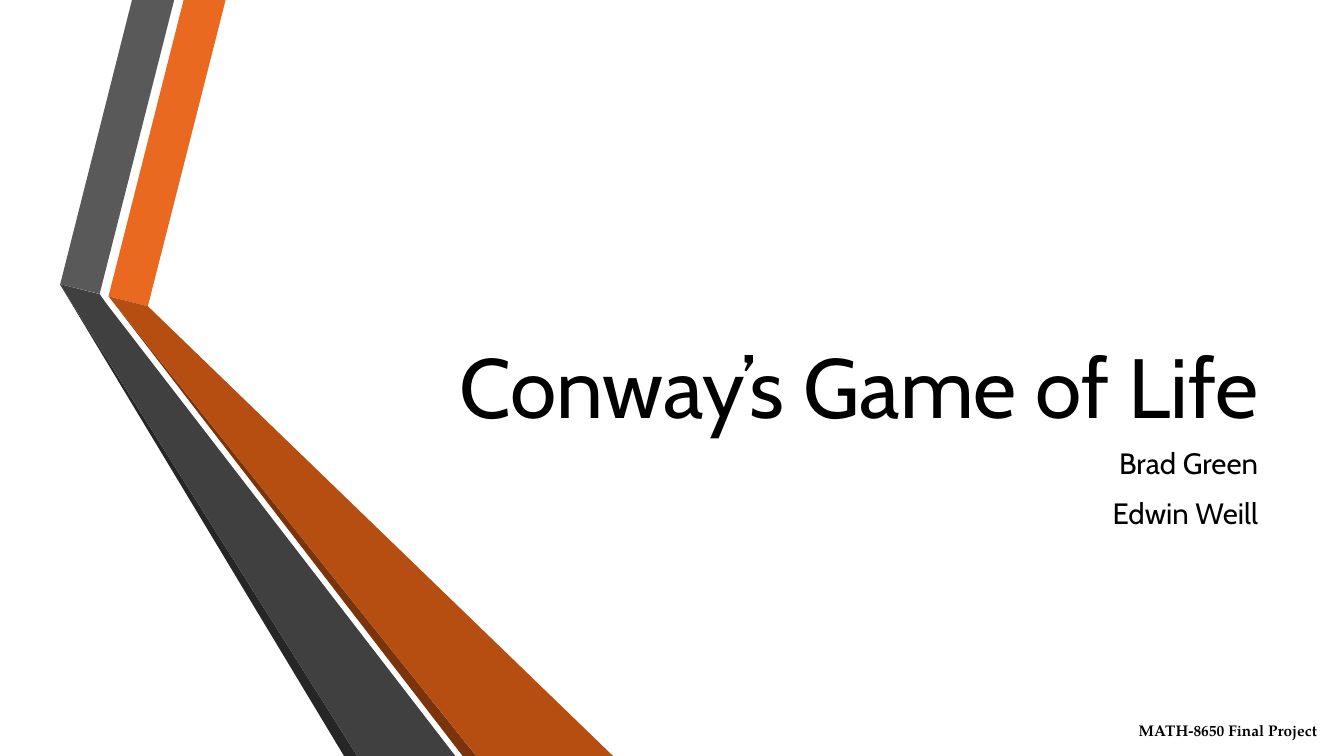
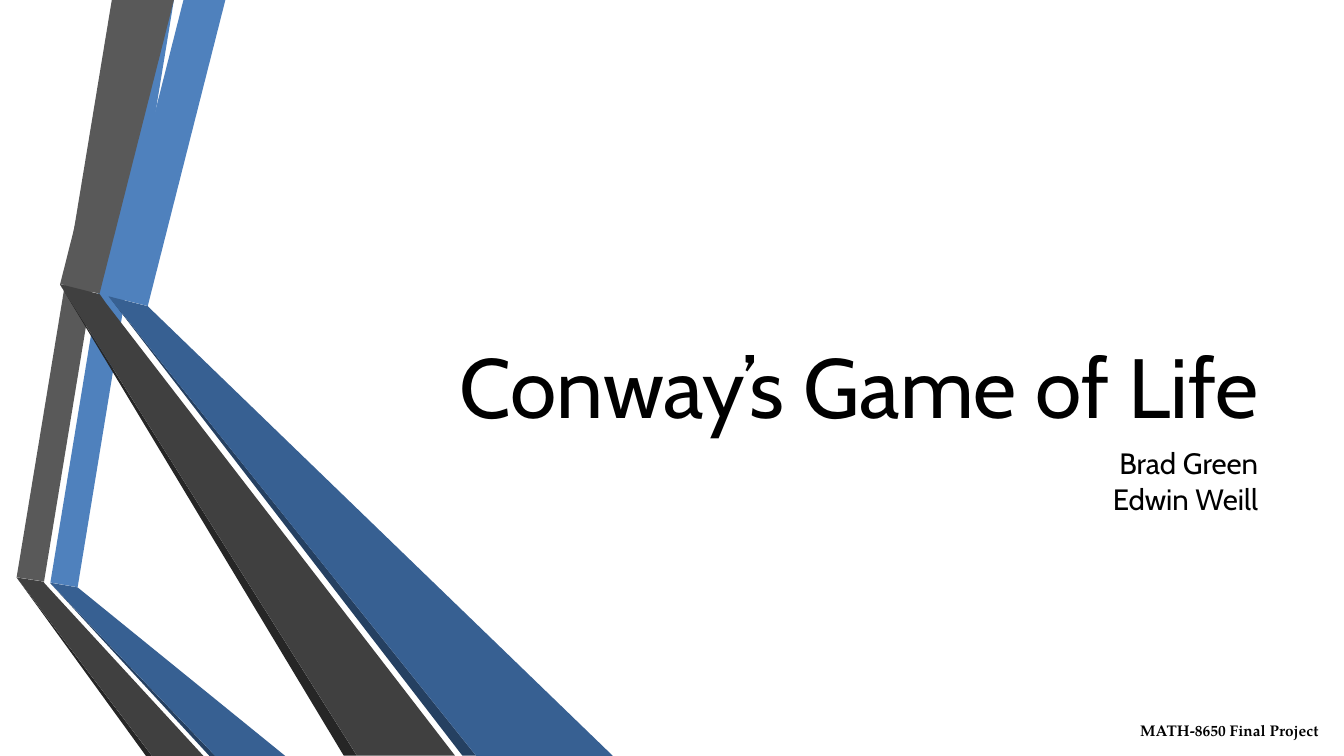
Before and after one commit to eweill/ConwayGameOfLife, a slide deck: slide 1 of presentation/ConwayGameOfLife.pptx. Drawn at 1344x756 pixels with LibreOffice and Linux fonts; fonts in the diff are those of the drawing; background and template pictures are left out. Boxes give left, top, right and bottom in pixels: in the first picture for what was removed or moved away, otherwise in the second. Text is boxed around its words. In the diff, an @@ line names an element or a change of style, - is before the commit and + after.

```diff
--- a/presentation/ConwayGameOfLife.pptx
+++ b/presentation/ConwayGameOfLife.pptx
@@ freeform shape added at box(16, 0, 139, 582), fill #595959 @@
@@ freeform shape added at box(50, 0, 174, 588), fill #4F81BD @@
@@ freeform shape at box(109, 0, 226, 306): fill #EA6920 to #4F81BD; outline redrawn @@
@@ outline redrawn in 3 elements at box(60, 0, 174, 293), box(60, 284, 456, 756), box(60, 284, 358, 755) @@
@@ freeform shape at box(109, 296, 476, 756): fill #7A330B to #254061; outline redrawn @@
@@ freeform shape at box(109, 296, 613, 756): fill #B64D11 to #376092; outline redrawn @@
@@ text "Brad Green" at box(1113, 452, 1258, 511): less space between paragraphs @@
@@ freeform shape added at box(16, 578, 151, 756), fill #262626 @@
@@ freeform shape added at box(16, 578, 203, 756), fill #404040 @@
@@ freeform shape added at box(50, 584, 216, 756), fill #254061 @@
@@ freeform shape added at box(50, 583, 285, 756), fill #376092 @@
```
Also in this commit, not shown: 8 other slides changed, 1 slide added, 1 slide removed, 20 other files.
